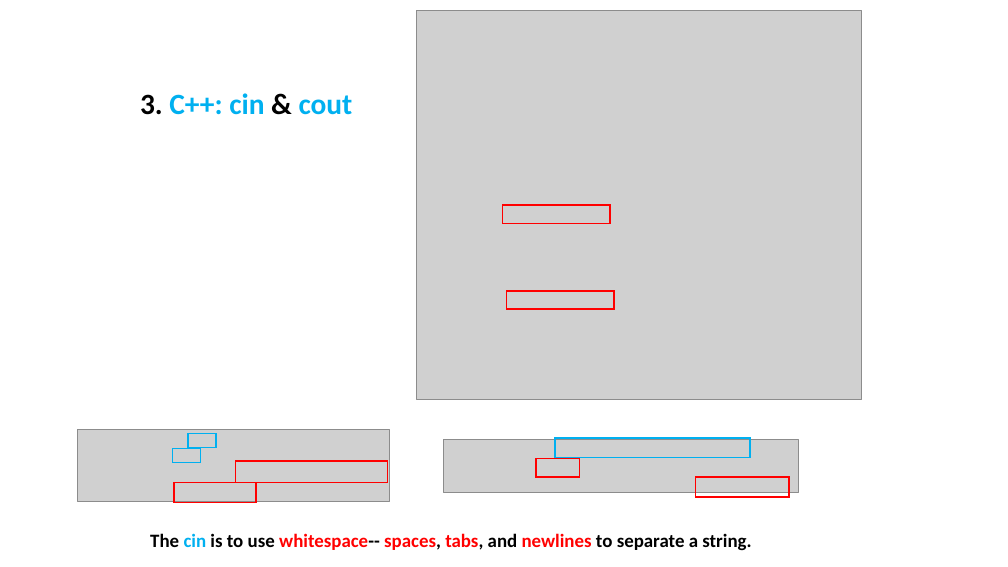
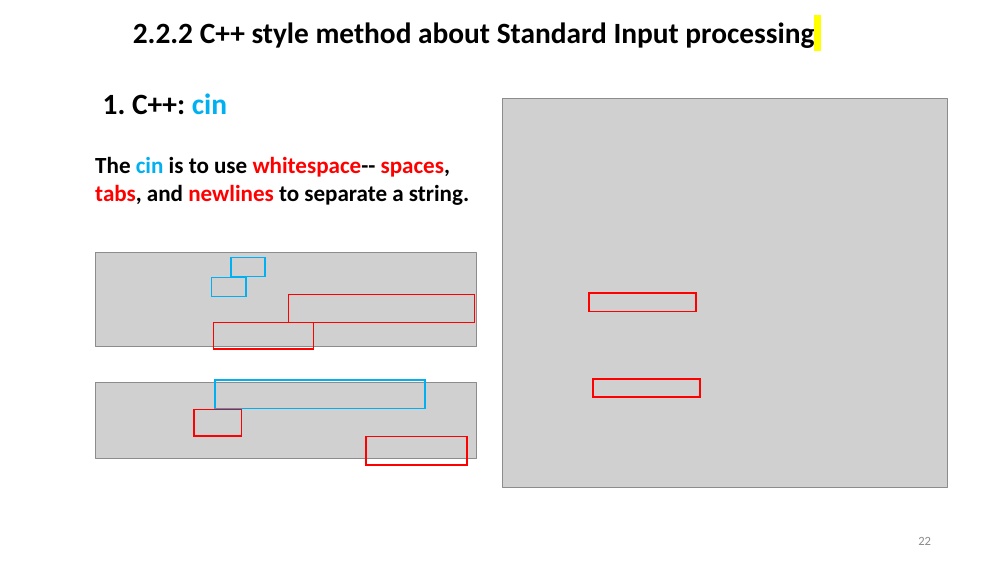
Before and after one commit to ShiqiYu/CPP, a slide deck: slide 22 of week04/Lab04.pptx (slide 19 before the commit). Drawn at 1008x567 pixels with LibreOffice and Linux fonts; fonts in the diff are those of the drawing; grey boxes stand for pictures; background and template pictures are left out. Boxes give left, top, right and bottom in pixels: in the first picture for what was removed or moved away, otherwise in the second. Text is boxed around its words. In the diff, an @@ line names an element or a change of style, - is before the commit and + after.

```diff
--- a/week04/Lab04.pptx
+++ b/week04/Lab04.pptx
@@ text added at bbox=[133, 22, 814, 48], 28 pt, text #000000, bold @@
+2.2.2 C++ style method about Standard Input processing
@@ text at bbox=[103, 93, 227, 115]: text changed; text colour #00B0F0 to #000000 @@
-3. C++: cin & cout
+1. C++: cin
@@ picture: place and size @@
-picture at bbox=[417, 11, 862, 400]
+picture at bbox=[503, 98, 948, 488]
@@ text "The cin is to use ...": place and size @@
-text "The cin is to use ..." at bbox=[150, 533, 751, 551]
+text "The cin is to use ..." at bbox=[95, 156, 469, 205]
@@ text "The cin is to use ..." at bbox=[95, 156, 469, 205]: size 18 to 22 pt @@
@@ picture: place and size @@
-picture at bbox=[77, 430, 389, 501]
+picture at bbox=[95, 253, 476, 347]
@@ rectangle: place and size @@
-rectangle at bbox=[188, 433, 216, 448]
+rectangle at bbox=[231, 258, 265, 277]
@@ rectangle: place and size @@
-rectangle at bbox=[172, 448, 200, 463]
+rectangle at bbox=[212, 278, 246, 296]
@@ rectangle: place and size @@
-rectangle at bbox=[236, 461, 388, 482]
+rectangle at bbox=[289, 294, 475, 322]
@@ rectangle: place and size @@
-rectangle at bbox=[503, 205, 610, 223]
+rectangle at bbox=[589, 293, 696, 312]
@@ rectangle: place and size @@
-rectangle at bbox=[174, 482, 256, 502]
+rectangle at bbox=[214, 323, 314, 349]
@@ picture: place and size @@
-picture at bbox=[444, 440, 799, 493]
+picture at bbox=[95, 383, 476, 458]
@@ rectangle: place and size @@
-rectangle at bbox=[556, 438, 751, 457]
+rectangle at bbox=[216, 380, 425, 408]
@@ rectangle: place and size @@
-rectangle at bbox=[507, 291, 614, 309]
+rectangle at bbox=[593, 379, 700, 397]
@@ rectangle: place and size @@
-rectangle at bbox=[536, 458, 580, 477]
+rectangle at bbox=[194, 409, 241, 436]
@@ rectangle: place and size @@
-rectangle at bbox=[696, 477, 789, 497]
+rectangle at bbox=[366, 436, 467, 464]
@@ page number added at bbox=[918, 537, 931, 545], 12 pt, text #8C8C8C @@
+22
```
Also in this commit, not shown: 11 other slides changed, 26 slides added, 16 slides removed, 3 other files.
